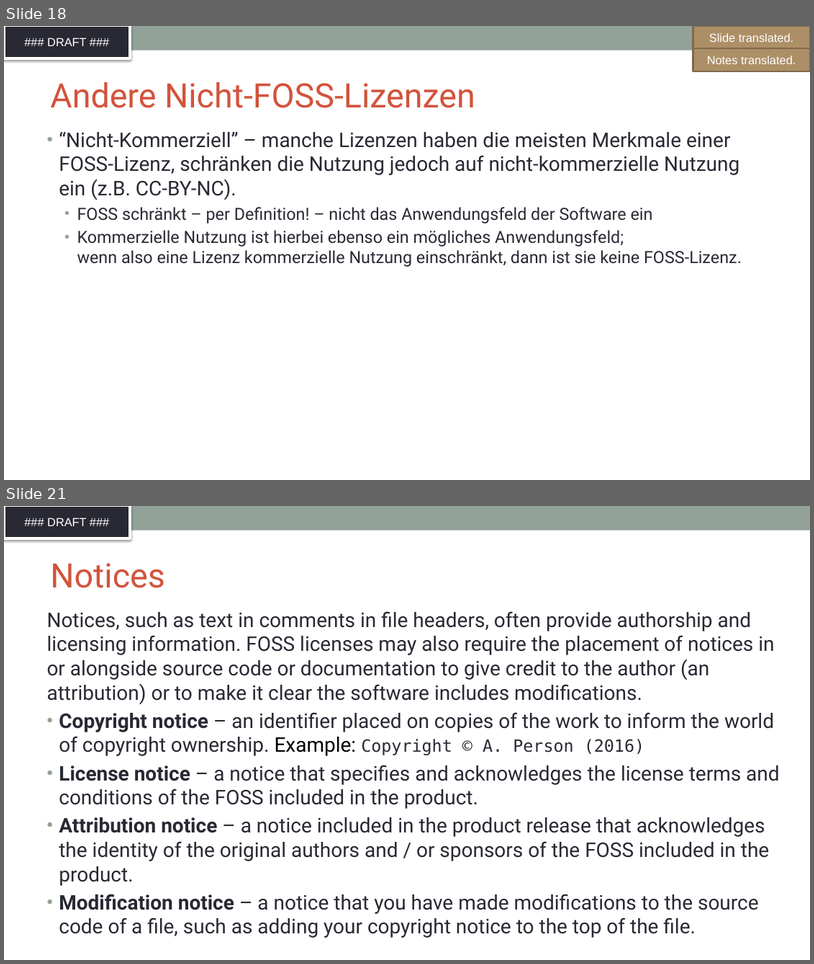
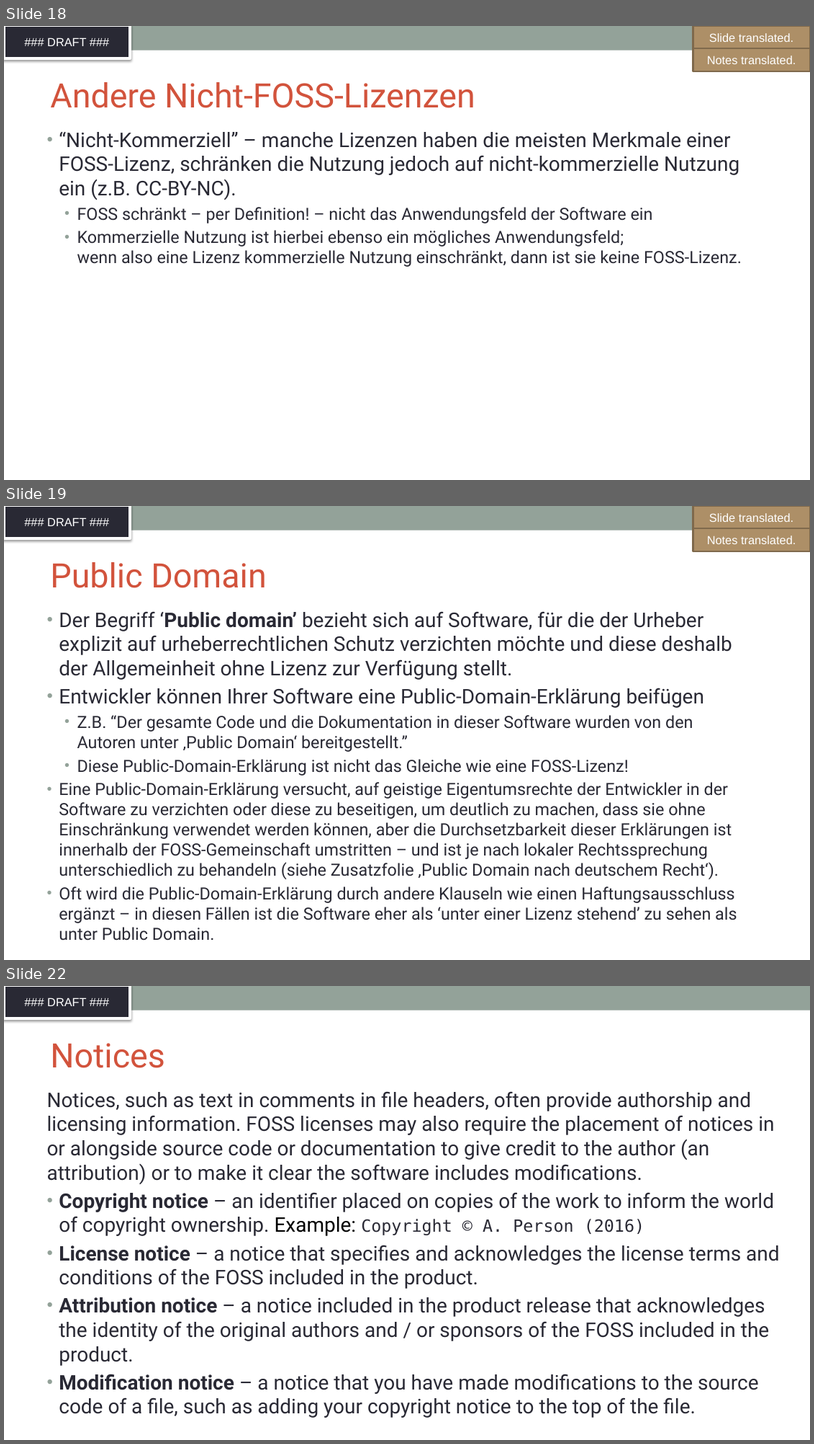
Before and after one commit to SThanheiser/curriculum, a slide deck: translation-DE/slides/DFT_openchain-curriculum-for-1-1_GER.pptx. Shown one above the other, each under a label of ours: slides 18 and 21 before the commit, slides 18, 19 and 22 after it; the slides between them are not shown. The pictures are 814x964 and 814x1444 pixels, drawn with LibreOffice and Linux fonts; fonts in the diff are those of the drawing; background and template pictures are left out. Boxes give left, top, right and bottom in pixels: in the first picture for what was removed or moved away, otherwise in the second. Text is boxed around its words. In the diff, an @@ line names an element or a change of style, - is before the commit and + after.

Commit message:
translated slides 17, 18, 19, added 20, translated new-21

```diff
--- a/translation-DE/slides/DFT_openchain-curriculum-for-1-1_GER.pptx
+++ b/translation-DE/slides/DFT_openchain-curriculum-for-1-1_GER.pptx
@@ slide 19 added at [4, 506, 810, 960], background #FFFFFF; not listed: 2 template elements that a slide beside it also shows @@
@@ rectangle added at [694, 506, 810, 529], fill #AD8F67, outline #806A4C 2 pt, 14 pt, text #FFFFFF @@
+Slide translated.
@@ rectangle added at [694, 528, 810, 551], fill #AD8F67, outline #806A4C 2 pt, 14 pt, text #FFFFFF @@
+Notes translated.
@@ title added at [50, 562, 267, 588], 40 pt, text #D2533C @@
+Public Domain
@@ text added at [59, 611, 737, 940], 20 pt, text #292934 @@
+• Der Begriff ‘Public domain’ bezieht sich auf Software, für die der Urheber explizit auf urheberrechtlichen Schutz verzichten möchte und diese deshalb der Allgemeinheit ohne Lizenz zur Verfügung stellt.
+• Entwickler können Ihrer Software eine Public-Domain-Erklärung beifügen
+  • Z.B. “Der gesamte Code und die Dokumentation in dieser Software wurden von den Autoren unter ‚Public Domain‘ bereitgestellt.”
+  • Diese Public-Domain-Erklärung ist nicht das Gleiche wie eine FOSS-Lizenz!
+• Eine Public-Domain-Erklärung versucht, auf geistige Eigentumsrechte der Entwickler in der Software zu verzichten oder diese zu beseitigen, um deutlich zu machen, dass sie ohne Einschränkung verwendet werden können, aber die Durchsetzbarkeit dieser Erklärungen ist innerhalb der FOSS-Gemeinschaft umstritten – und ist je nach lokaler Rechtssprechung unterschiedlich zu behandeln (siehe Zusatzfolie ‚Public Domain nach deutschem Recht‘).
+• Oft wird die Public-Domain-Erklärung durch andere Klauseln wie einen Haftungsausschluss ergänzt – in diesen Fällen ist die Software eher als ‘unter einer Lizenz stehend’ zu sehen als unter Public Domain.
@@ what was slide 21 is now slide 22 @@
```
Also in this commit, not shown: 3 other slides added, 3 slides removed.
